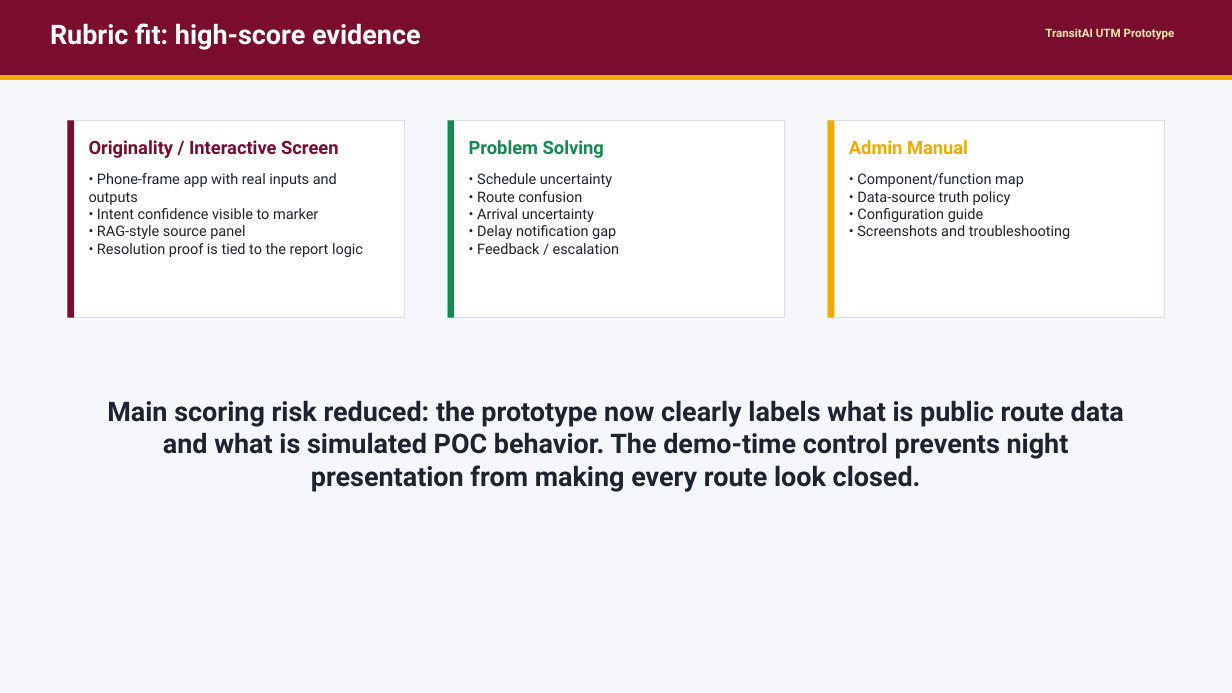
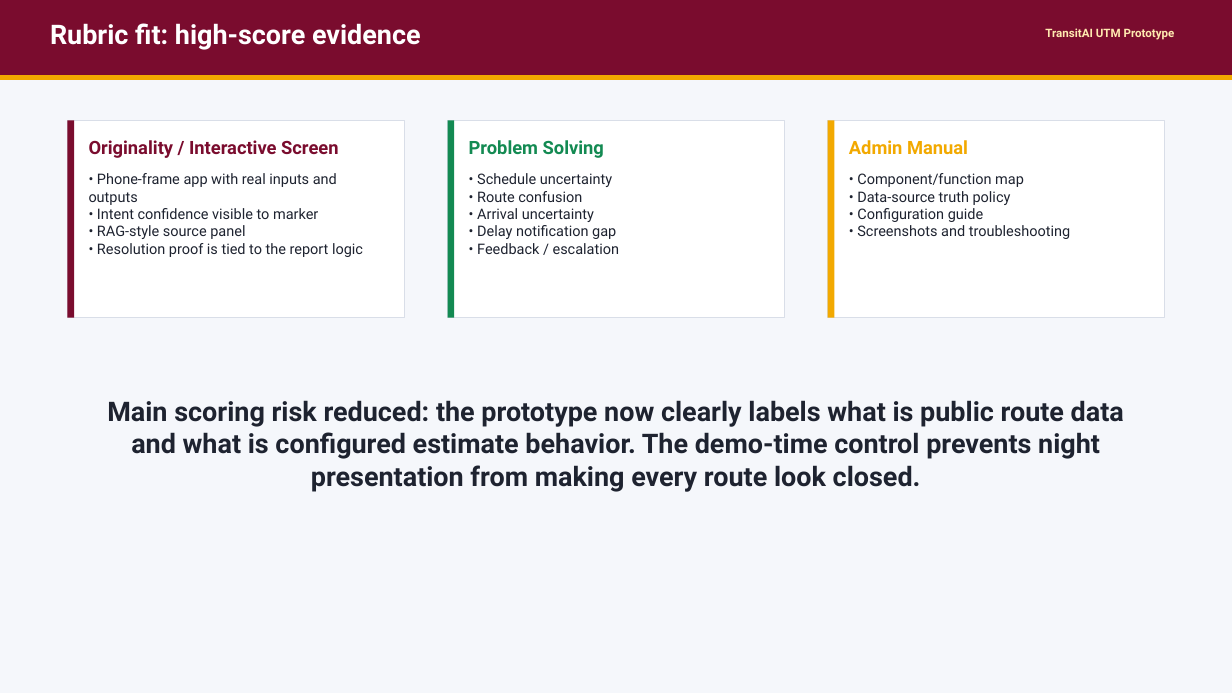
Before and after one commit to kang2000/MECS0033-52-Group5Asg1, a slide deck: slide 2 of prototype/TransitAI_UTM_Prototype_Demo.pptx. Drawn at 1232x693 pixels with LibreOffice and Linux fonts; fonts in the diff are those of the drawing. Boxes give left, top, right and bottom in pixels: in the first picture for what was removed or moved away, otherwise in the second. Text is boxed around its words. In the diff, an @@ line names an element or a change of style, - is before the commit and + after.

```diff
--- a/prototype/TransitAI_UTM_Prototype_Demo.pptx
+++ b/prototype/TransitAI_UTM_Prototype_Demo.pptx
@@ text at <box>107,400,1124,492</box>: text changed @@
-Main scoring risk reduced: the prototype now clearly labels what is public route data and what is simulated POC behavior. The demo-time control prevents night presentation from making every route look closed.
+Main scoring risk reduced: the prototype now clearly labels what is public route data and what is configured estimate behavior. The demo-time control prevents night presentation from making every route look closed.
```
Also in this commit, not shown: 4 other slides changed, 16 other files.
